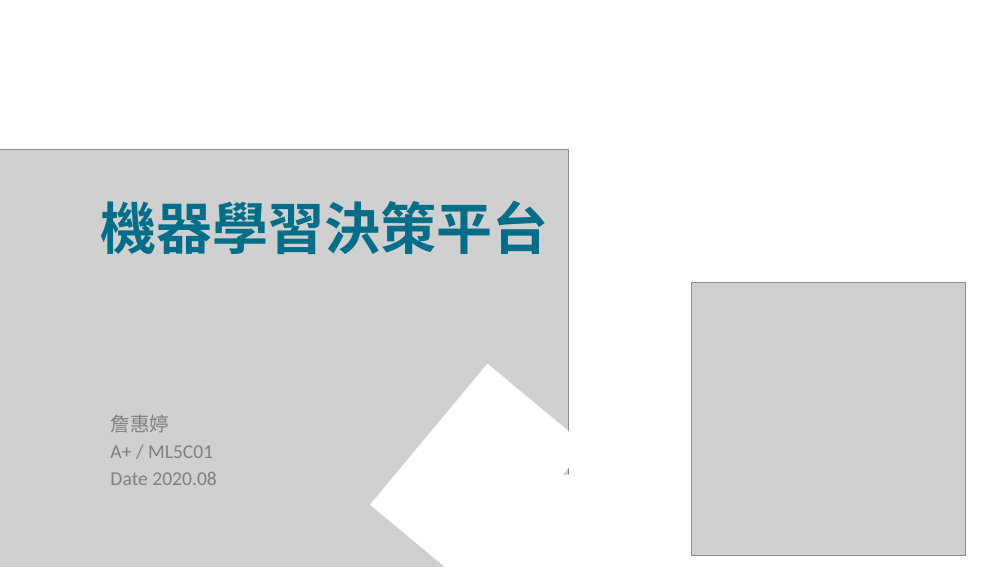
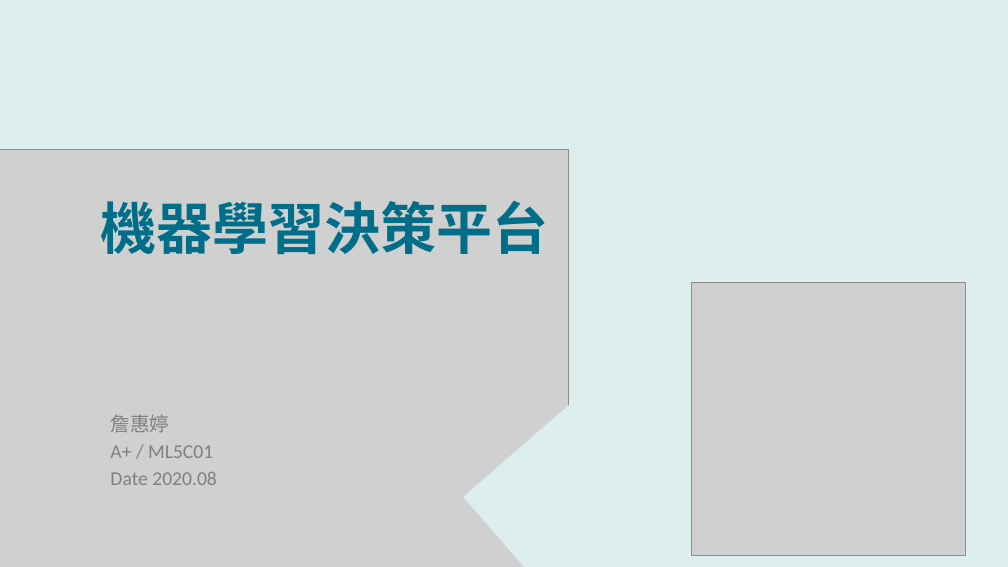
Before and after one commit to DorisssChan/web-crawler, a slide deck: slide 1 of 20200723_CD_詹惠婷.pptx. Drawn at 1008x567 pixels with LibreOffice and Linux fonts; fonts in the diff are those of the drawing; grey boxes stand for pictures; background and template pictures are left out. Boxes give left, top, right and bottom in pixels: in the first picture for what was removed or moved away, otherwise in the second. Text is boxed around its words. In the diff, an @@ line names an element or a change of style, - is before the commit and + after.

```diff
--- a/20200723_CD_詹惠婷.pptx
+++ b/20200723_CD_詹惠婷.pptx
@@ background #FFFFFF to #DDEEEF @@
@@ rectangle removed at (370,364,586,567) @@
@@ rectangle at (463,376,702,567): fill #FFFFFF to #DDEEEF; rotation 0 to 319 degrees @@
```
Also in this commit, not shown: 5 other slides changed, 5 slides added, 1 slide removed.
